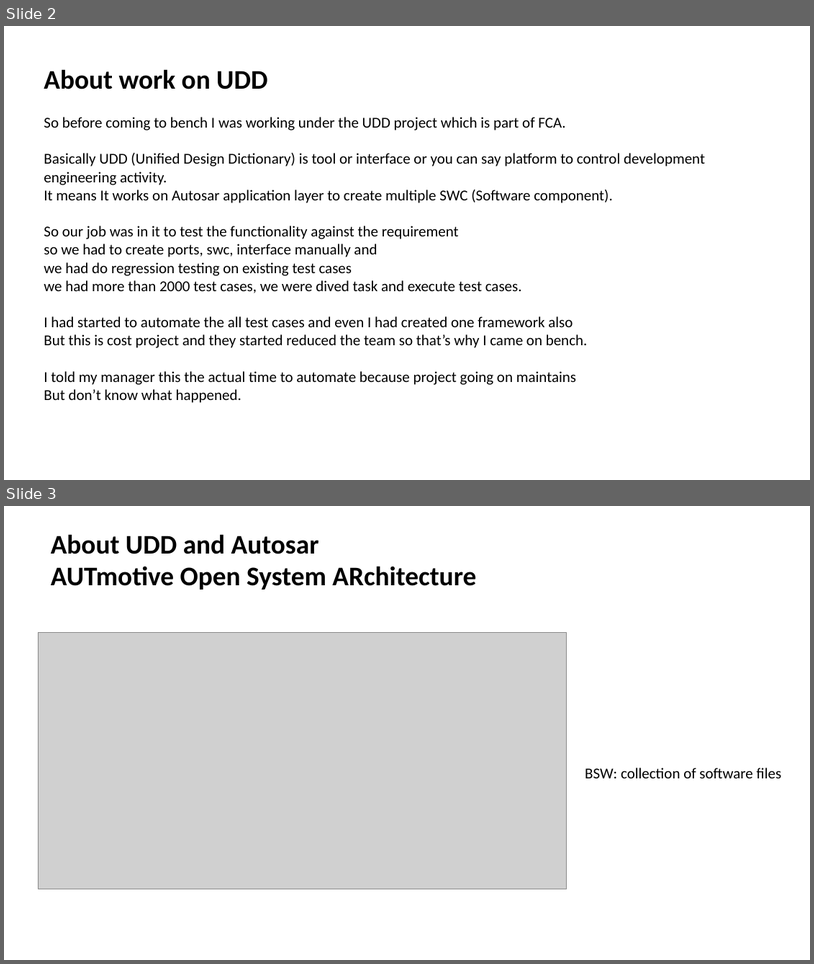
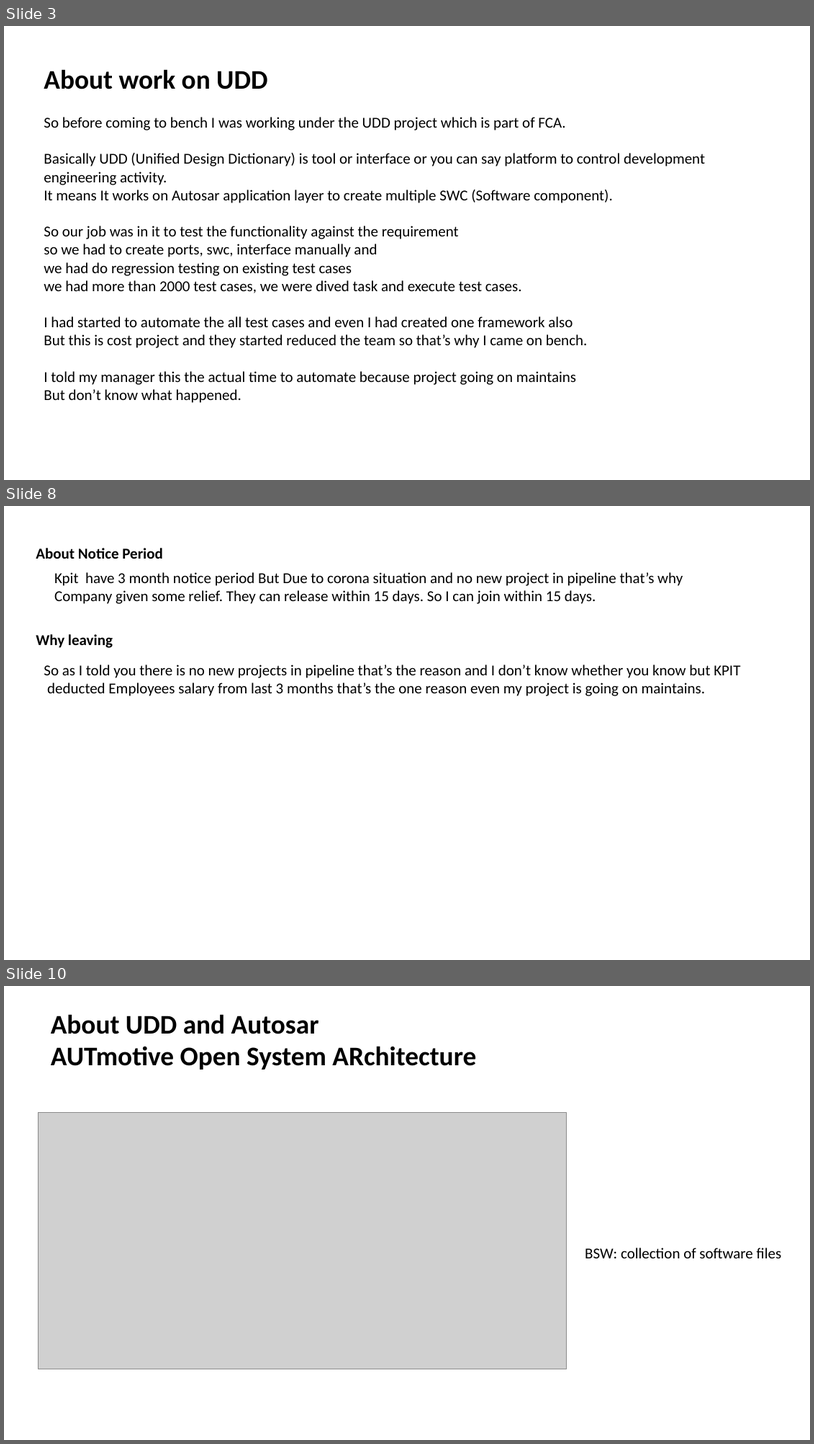
Before and after one commit to rohitb13/images, a slide deck: Combilne_Doc/For_KPIT_IP.pptx. Shown one above the other, each under a label of ours: slides 2 and 3 before the commit, slides 3, 8 and 10 after it; the slides between them are not shown. The pictures are 814x964 and 814x1444 pixels, drawn with LibreOffice and Linux fonts; fonts in the diff are those of the drawing; grey boxes stand for pictures. Boxes give left, top, right and bottom in pixels: in the first picture for what was removed or moved away, otherwise in the second. Text is boxed around its words. In the diff, an @@ line names an element or a change of style, - is before the commit and + after.

```diff
--- a/Combilne_Doc/For_KPIT_IP.pptx
+++ b/Combilne_Doc/For_KPIT_IP.pptx
@@ slide 8 added at (4, 506, 810, 960), background #FFFFFF @@
@@ text added at (36, 548, 163, 559), 18 pt, text #000000, bold @@
+About Notice Period
@@ text added at (54, 572, 683, 604), 18 pt, text #000000 @@
+Kpit have 3 month notice period But Due to corona situation and no new project in pipeline that’s why
+Company given some relief. They can release within 15 days. So I can join within 15 days.
@@ text added at (36, 634, 113, 648), 18 pt, text #000000, bold @@
+Why leaving
@@ text added at (44, 664, 741, 696), 18 pt, text #000000 @@
+So as I told you there is no new projects in pipeline that’s the reason and I don’t know whether you know but KPIT
+deducted Employees salary from last 3 months that’s the one reason even my project is going on maintains.
@@ what was slide 2 is now slide 3 @@
@@ what was slide 3 is now slide 10 @@
```
Also in this commit, not shown: 4 slides changed, 14 other slides added, 4 other files.
